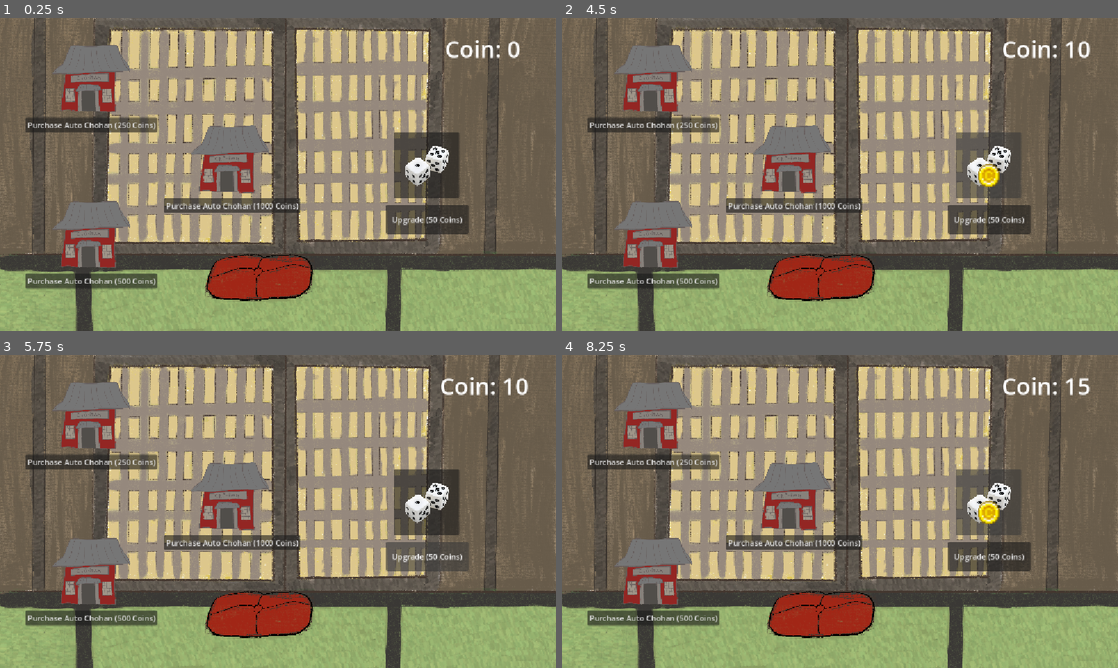
Above: before the commit, frames 1-4 (two rows, left to right).
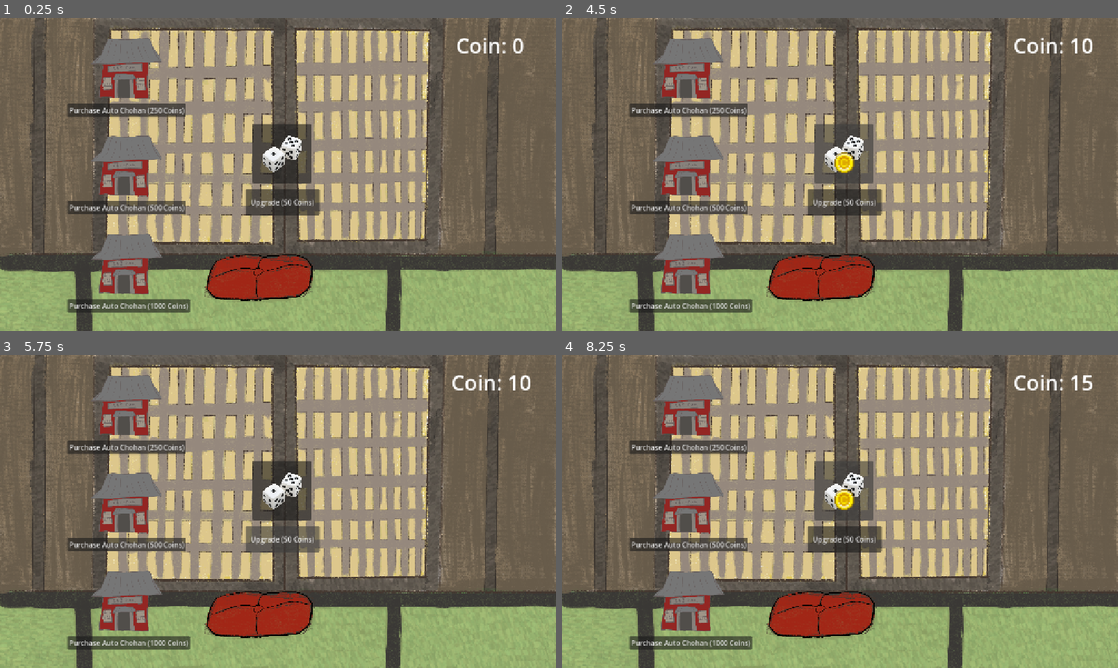
Above: after the commit, the same moments.

Repository: AngelAlsoKnownAsRen/CIEE-clicker-proj
Game: Godot game, scene res://level scenes/gamescene.tscn
The game is run twice, just before and just after one commit, with the same random seed, the same clock (stepped at 60 frames per second) and the same inputs.
Inputs (mouse positions are in pixels of both pictures, inside the frame that each line leads up to; where the layout moved, square brackets give the same spot in the first picture):
- Up to frame 1 (0.25 s): no input
- Up to frame 2 (4.5 s): click (845, 152) [990, 165] at 0.5 s; click "Upgrade (50 Coins)" at 1.25 s; click "Purchase Auto Chohan (250 Coi…" at 2 s; click "Purchase Auto Chohan (500 Coi…" at 2.75 s; click "Purchase Auto Chohan (1000 Co…" at 3.5 s; click (845, 152) [990, 165] at 4.25 s
- Up to frame 3 (5.75 s): click "Upgrade (50 Coins)" at 5 s
- Up to frame 4 (8.25 s): click "Purchase Auto Chohan (250 Coi…" at 5.75 s; click "Purchase Auto Chohan (500 Coi…" at 6.5 s; click "Purchase Auto Chohan (1000 Co…" at 7.25 s; click (845, 489) [990, 502] at 8 s

The runs differ from the first frame. In frame 1, 24% of the frame differs, in the area x 0-100%, y 0-100%; in frame 2, 23%; in frame 3, 24%; in frame 4, 23%.

Commit message:
Build Created

Diff:
--- a/kyoto-second-game/level scenes/gamescene.tscn
+++ b/kyoto-second-game/level scenes/gamescene.tscn
@@ -16,10 +16,10 @@
 
 [node name="ClickerButton" parent="." unique_id=210912000 node_paths=PackedStringArray("game_manager", "coin_label") instance=ExtResource("2_08g3q")]
 layout_mode = 0
-offset_left = 816.0
-offset_top = 237.0
-offset_right = 952.0
-offset_bottom = 373.0
+offset_left = 581.0
+offset_top = 244.0
+offset_right = 717.0
+offset_bottom = 380.0
 game_manager = NodePath("..")
 coin_label = NodePath("../CoinLabel")
 
@@ -47,10 +47,10 @@
 anchor_top = 0.10493827
 anchor_right = -0.07204861
 anchor_bottom = 0.10493827
-offset_left = 136.0
-offset_top = 138.0
-offset_right = 136.0
-offset_bottom = 138.0
+offset_left = 247.22223
+offset_top = 121.44444
+offset_right = 247.22223
+offset_bottom = 121.44444
 game_manager = NodePath("../..")
 coin_label = NodePath("../../CoinLabel")
 
@@ -60,10 +60,10 @@
 anchor_top = -0.6265432
 anchor_right = 0.075520836
 anchor_bottom = -0.6265432
-offset_left = -34.0
-offset_top = 935.0
-offset_right = -34.0
-offset_bottom = 935.0
+offset_left = 58.33333
+offset_top = 872.1111
+offset_right = 58.33333
+offset_bottom = 872.1111
 game_manager = NodePath("../..")
 coin_label = NodePath("../../CoinLabel")
 purchase_cost = 500
@@ -75,10 +75,10 @@
 anchor_top = -0.40432099
 anchor_right = -0.3550347
 anchor_bottom = -0.40432099
-offset_left = 749.0
-offset_top = 635.0
-offset_right = 749.0
-offset_bottom = 635.0
+offset_left = 609.44446
+offset_top = 938.1111
+offset_right = 609.44446
+offset_bottom = 938.1111
 game_manager = NodePath("../..")
 coin_label = NodePath("../../CoinLabel")
 purchase_cost = 1000
@@ -86,6 +86,7 @@
 
 [node name="Sprite2D" type="Sprite2D" parent="." unique_id=697017880]
 z_index = -1
-position = Vector2(576, 324)
-scale = Vector2(0.6000001, 0.6)
+position = Vector2(640, 360)
+scale = Vector2(0.6666667, 0.6666667)
 texture = ExtResource("4_6rhet")
+metadata/_edit_lock_ = true
--- a/kyoto-second-game/project.godot
+++ b/kyoto-second-game/project.godot
@@ -13,10 +13,13 @@
 config/name="Kyoto Second Game"
 run/main_scene="uid://jyjha3uv6cv3"
 config/features=PackedStringArray("4.7", "GL Compatibility")
+boot_splash/show_image=false
 config/icon="res://icon.svg"
 
 [display]
 
+window/size/viewport_width=1280
+window/size/viewport_height=720
 window/stretch/mode="canvas_items"
 window/stretch/aspect="expand"
 
Not shown, added: kyoto-second-game/build/Chohan.apple-touch-icon.png.import
Not shown, added: kyoto-second-game/build/Chohan.icon.png.import
Not shown, added: kyoto-second-game/build/Chohan.png.import
Not shown, added: kyoto-second-game/export_presets.cfg
Not shown, added: kyoto-second-game/build/Chohan.apple-touch-icon.png
Not shown, added: kyoto-second-game/build/Chohan.audio.position.worklet.js
Not shown, added: kyoto-second-game/build/Chohan.audio.worklet.js
Not shown, added: kyoto-second-game/build/Chohan.icon.png
Not shown, added: kyoto-second-game/build/Chohan.js
Not shown, added: kyoto-second-game/build/Chohan.pck
Not shown, added: kyoto-second-game/build/Chohan.png
Not shown, added: kyoto-second-game/build/Chohan.wasm
(and 3 more such lines)
